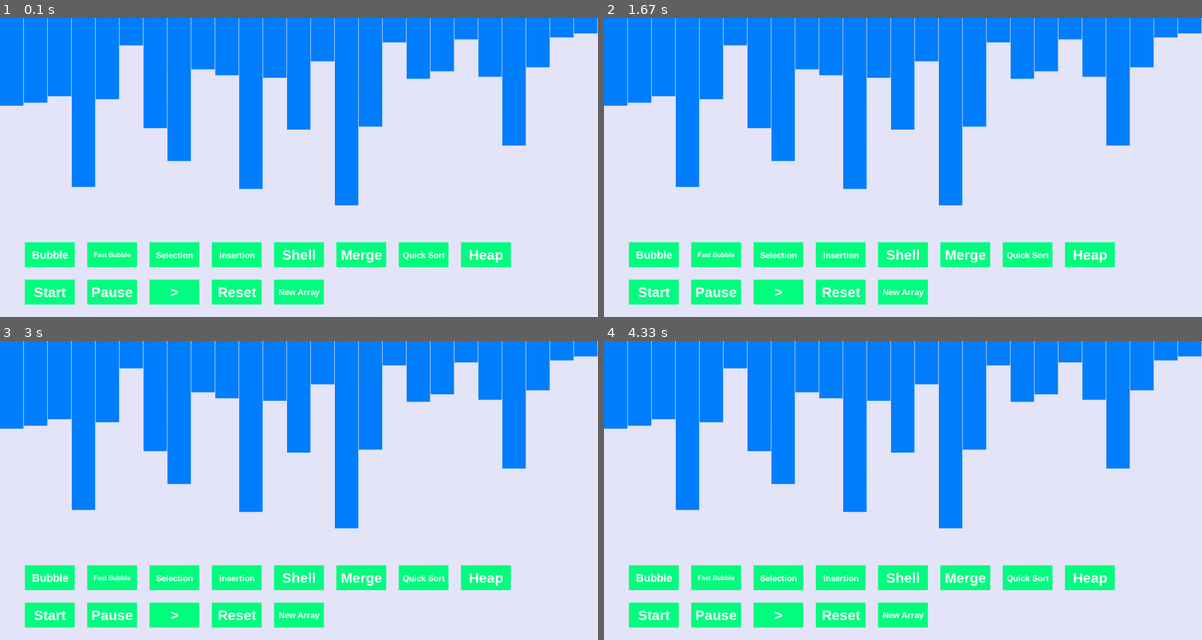
Above: before the commit, frames 1-4 (two rows, left to right).
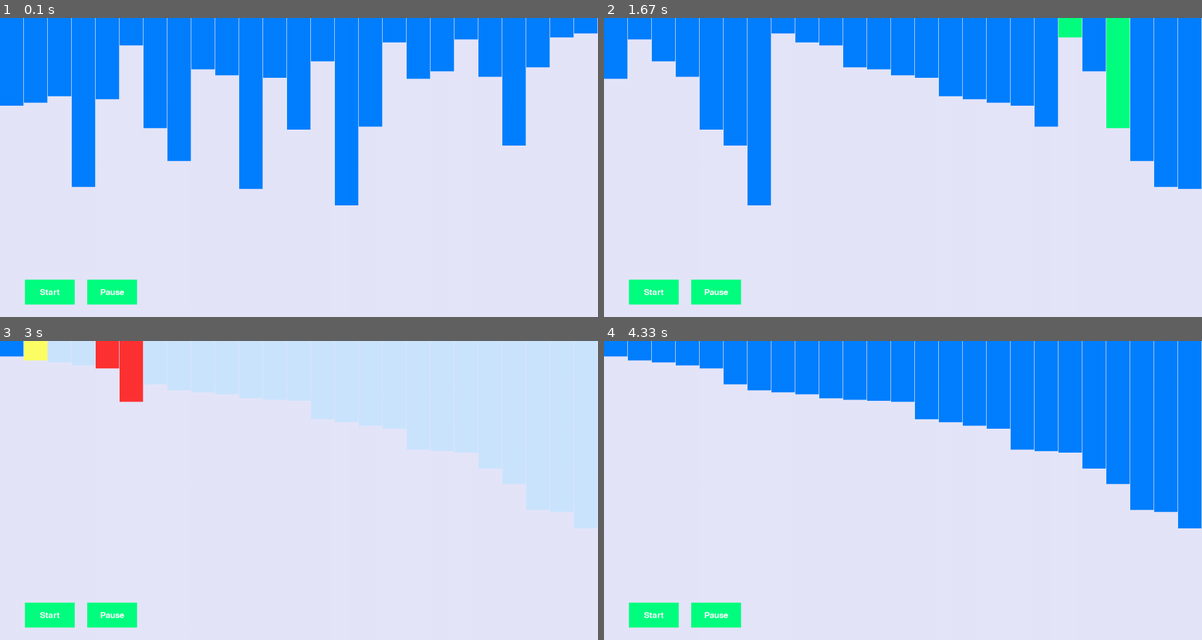
Above: after the commit, the same moments.

Repository: ColeB2/PygameSortingVis
Game: pygame game, started from main.py
The game is run twice, just before and just after one commit, with the same random seed, the same clock (stepped at 60 frames per second) and the same inputs.
Inputs (mouse positions are in pixels of both pictures, inside the frame that each line leads up to):
- Up to frame 1 (0.1 s): no input
- Up to frame 2 (1.67 s): press the mouse at (651, 293) at 0.37 s; move the mouse to (765, 188) at 0.47 s; release the mouse at (879, 86) at 0.6 s; click "Start" at 0.72 s; press the mouse at (717, 293) at 1.03 s; move the mouse to (855, 209) at 1.13 s; release the mouse at (998, 125) at 1.27 s
- Up to frame 3 (3 s): click "Start" at 1.88 s; press the mouse at (47, 616) at 2.2 s; move the mouse to (257, 607) at 2.3 s; release the mouse at (466, 598) at 2.43 s
- Up to frame 4 (4.33 s): click "Start" at 3.05 s; press the mouse at (717, 616) at 3.37 s; move the mouse to (753, 580) at 3.47 s; release the mouse at (789, 544) at 3.6 s

The runs differ from the first frame. In frame 1, 8.0% of the frame differs, in the area x 4-86%, y 74-96%; in frame 2, 30%; in frame 3, 46%, in the area x 0-100%, y 0-96%; in frame 4, 31%.

Commit message:
trying different changes and improvement - Changes Branch

Diff:
--- a/visualizer/buttons.py
+++ b/visualizer/buttons.py
@@ -10,10 +10,7 @@
     with pyVariables to handle basic colors, can be replaced
 
     Attributes:
-        x: Int, x value for the top left corner of the button, default 0.
-        y: Int, y value for the top left corner of the button, default 0
-        width: Int, width(x dimension) of the button in pixels, default 50.
-        height: Int, height(y dimension) of the button in pixels, default 50.
+        rect: Tuple of int values -> (top, left, width, height), default (0,0,50,50)
         font_size: Int, size of the font on the button, default 25.
         color: Tuple formated -> color=(XXX,YYY,ZZZ) - RGB values for color of
             button initial state, default (0,255,128) - green.
@@ -24,62 +21,39 @@
             color of the text, default (255,255,255) - white.
         text: Str, String value of the text to appear on the button.
         resize: Bool, Whether or not to use the built in resize function.
-        display: pygame.Surface object.
         function: Function, the function the button needs to perform on click.
             Passed as so, Button(function=button_function). -> This created a
             button (using the defaults) and passes the function, button_function
             to the button to be called upon click.
     """
-    def __init__(self, x=0, y=0, width=50, height=50, font_size=25,
-        color=(255,51,51), color2=(0,255,128), font='arialblack',
-        font_color=(255,255,255),  text='Text', resize=True, display=None,
-        function=None):
+    def __init__(self, rect=(0,0,100,50), font_size=25,
+        color=(255,51,51), color2=(0,255,128), font=None,
+        font_color=(255,255,255),  text='Text', function=None):
 
-        self.x = x
-        self.y = y
-        self.width = width
-        self.height = height
-        self.font_size = font_size
+        self.rect = pygame.Rect(rect)
         self.color = color
         self.color2 = color2
-        self.font = font
+        self.font_size = int(font_size)
         self.font_color = font_color
         self.text = text
-        self.resize = resize
-        self.display = display
+        self.font = pygame.font.Font(font, self.font_size)
+        self.render_text()
         self.function = function
+        self.click = pygame.mouse.get_pressed()
+        self.clicked = False
+        self.hovered = False
 
 
-        self._resize_text()
-        self.create_pygame_objects()
-        self.mouse = pygame.mouse.get_pos()
-        self.click = pygame.mouse.get_pressed()
-        self.clicked = False
+    def render_text(self):
+        """Internal method used to pre render the button text."""
+        if self.text:
+            self.pygame_text = self.font.render(self.text, True, self.font_color)
+            self.text_rect = self.pygame_text.get_rect()
+            self.text_rect.center = self.rect.center
 
-
-
-
-    def create_pygame_objects(self):
-        """Internal method used to create pygame objects, and run pygame methods
-        to handle the inital creation of the button rectangle, and font
-        rectangle/text."""
-        self.button_rect = pygame.Rect(self.x, self.y, self.width, self.height)
-        self.pygame_font = pygame.font.SysFont(self.font, int(self.font_size))
-        self.pygame_text = self.pygame_font.render(self.text, True, self.font_color)
-        self.text_rect = self.pygame_text.get_rect()
-        self.text_rect.center = (self.x + self.width/2,self.y + self.height/2)
-
-
-    def _resize_text(self):
-        """For internal use. Handles the sizing of the font so that the text
-         can fit inside of the button."""
-        if self.resize:
-            if len(self.text) >= 11:
-                self.font_size = self.height/4
-            elif len(self.text) >=9:
-                self.font_size = self.height/3
-            elif len(self.text) >= 6:
-                self.font_size = self.height/2 - (self.height*0.1)
+    def get_event(self, event, *args):
+        if event.type == pygame.MOUSEBUTTONDOWN and event.button == 1:
+            self._handle_button_click(*args)
 
 
     def _handle_button_click(self, *args):
@@ -88,26 +62,42 @@
         params:
             *args
         """
-        if self.click[0] == 1 and self.function != None:
-            self.click = True
+        if self.rect.collidepoint(pygame.mouse.get_pos()):
+            #self.clicked = True
             self.function(*args)
+
+    def button_hover(self):
+        if self.rect.collidepoint(pygame.mouse.get_pos()):
+            if self.hovered == False:
+                self.hovered = True
         else:
-            None
+            self.hovered = False
+
+    def update(self, surface, *args):
+        color = self.color
+        text = self.text
+        self.button_hover()
+        if self.clicked and self.color2:
+            color = self.color2
+        elif self.hovered:
+            color = self.color2
+
+        pygame.draw.rect(surface, color, self.rect)
+        surface.blit(self.pygame_text, self.text_rect)
+
 
 
     def _handle_button_logic(self, *args):
         """For internal use. Handles all the logic of the button. Does so by
         checking for collision, and depending on collision, drawing the button,
         and checking for clicks."""
-        if self.button_rect.collidepoint((self.mouse[0]), self.mouse[1]):
-            pygame.draw.rect(self.display, self.color2,
-                             (self.x, self.y, self.width, self.height))
-            self.display.blit(self.pygame_text, self.text_rect)
+        if self.rect.collidepoint(pygame.mouse.get_pos()):
+            pygame.draw.rect(surface, self.color2, self.rect)
+            surface.blit(self.pygame_text, self.text_rect)
             self._handle_button_click(*args)
         else:
-            pygame.draw.rect(self.display, self.color,
-                             (self.x, self.y, self.width, self.height))
-            self.display.blit(self.pygame_text, self.text_rect)
+            pygame.draw.rect(surface, self.color, self.rect)
+            surface.blit(self.pygame_text, self.text_rect)
 
 
     def create_button(self, *args):
@@ -120,31 +110,4 @@
 
 
 if __name__ == '__main__':
-    pygame.init()
-    FPS=20
-    fps_clock = pygame.time.Clock()
-
-    screen = pygame.display.set_mode((600,600))
-    screen.fill((255,255,255))
-    pygame.display.set_caption('Button Test')
-
-    def func():
-        print('Hello World')
-    b = Button(x=250, y=275, width=100,height=50, text='HW',display=screen,function=func)
-    b.create_button()
-
-    def draw():
-        screen.fill((255,255,255))
-        b.create_button()
-        pygame.display.update()
-        fps_clock.tick(30)
-
-    run = True
-    while run:
-        for event in pygame.event.get():
-            if event.type == pygame.QUIT:
-                pygame.quit()
-                exit()
-                run = False
-
-            draw()
+    pass
--- a/visualizer/dropdown.py
+++ b/visualizer/dropdown.py
@@ -46,8 +46,8 @@
             )
 
 
-
-
+    def display_menu_function(self, menu_items):
+        self.new_menu_items()
 
     def create_menu(self):
         self.drop_down_button = Button(x=self.x, y=self.y,width=self.width,
@@ -56,34 +56,56 @@
             resize=self.resize, display=self.display, function=None)
 
 
-    def new_menu_item(self, func):
+    def new_menu_item(self, func, text):
         self.num_menu_option += 1
+
         new_option = Button(
             x=self.x, y=self.y+(self.num_menu_option*height), width=self.width,
             height=self.height, font_size=self.font_size, color=self.color,
-            color2=self.color2, text=self.text, display=self.display,
+            color2=self.color2, text=text, display=self.display,
             function=func
         )
         new_option.create_button()
 
 
 if __name__ == '__main__':
+    import sys
+    import pygame
+
     pygame.init()
+    FPS=20
+    fps_clock = pygame.time.Clock()
+
     screen = pygame.display.set_mode((600,600))
     screen.fill((255,255,255))
     pygame.display.set_caption('Button Test')
-    def func(string):
-        return string
-    b = Button(x=250, y=275, width=100,height=50, display=screen,function=func)
+    m = pygame.mouse.get_pos()
+    c = pygame.mouse.get_pressed()
+
+    def print_func(string='Hello World'):
+        print(string)
+    def make_but(func):
+        b = Button(x=250, y=275, width=100,height=50, font_size=25, color=(255,51,51),
+            color2=(0,255,128), text='HW',display=screen,function=func)
+        b.create_button('click')
+
+    def make_menu():
+        b = DropDown(x=250, y=275, width=100,height=50, font_size=25, color=(255,51,51),
+            color2=(0,255,128), text='HW',display=screen,function=func)
+
+
+    def draw():
+        screen.fill((255,255,255))
+        make_but(print_func)
+        pygame.display.update()
+        fps_clock.tick(FPS)
 
     run = True
     while run:
         for event in pygame.event.get():
             if event.type == pygame.QUIT:
                 pygame.quit()
-                exit()
+                sys.exit()
                 run = False
 
-            screen.fill((255,255,255))
-            b.create_button('string')
-            pygame.display.update()
+            draw()
--- a/visualizer/menuUI.py
+++ b/visualizer/menuUI.py
@@ -7,42 +7,41 @@
 
 class MenuUI:
     """Handles the drawing aspect of ui elements"""
-    def __init__(self, screen):
-        self.screen = screen
+    def __init__(self, surface):
+        self.surface = surface
 
 
     def create_start_button(self, func):
-        self.start_button = Button(x=STARTBTN_X, y=BTN_Y2, width=100, height=50,
+        self.start_button = Button(rect=(STARTBTN_X, BTN_Y2, 100, 50),
             font_size=25, color=STARTBTNCOL1, color2=STARTBTNCOL2, text='Start',
-            display=self.screen, function=func)
-        self.start_button.create_button()
+            function=func)
+        #self.start_button.create_button()
 
 
     def create_pause_button(self, func):
-        self.pause_button = Button(x=PAUSEBTN_X, y=BTN_Y2, width=100, height=50,
+        self.pause_button = Button(rect=(PAUSEBTN_X, BTN_Y2, 100, 50),
             font_size=25, color=PAUSEBTNCOL1, color2=PAUSEBTNCOL2, text='Pause',
-            display=self.screen, function=func)
-        self.pause_button.create_button()
+            function=func)
 
 
     def create_next_button(self, func):
-        self.next_button = Button(x=NEXTBTN_X, y=BTN_Y2, width=100, height=50,
+        self.next_button = Button(rect=(NEXTBTN_X, BTN_Y2, 100, 50),
             font_size=25, color=PAUSEBTNCOL1, color2=PAUSEBTNCOL2, text='>',
-            display=self.screen, function=func)
+            display=self.surface, function=func)
         self.next_button.create_button()
 
 
     def create_reset_button(self, func):
-        self.reset_button = Button(x=NEXTBTN_X+125, y=BTN_Y2, width=100, height=50,
+        self.reset_button = Button(rect=(NEXTBTN_X+125, BTN_Y2, 100, 50),
             font_size=25, color=PAUSEBTNCOL1, color2=PAUSEBTNCOL2, text='Reset',
-            display=self.screen, function=func)
+            display=self.surface, function=func)
         self.reset_button.create_button()
 
 
     def create_new_array_button(self,func):
-        self.new_array_button = Button(x=NEXTBTN_X+250, y=BTN_Y2, width=100, height=50,
+        self.new_array_button = Button(rect=(NEXTBTN_X+250, BTN_Y2, 100, 50),
             font_size=25, color=PAUSEBTNCOL1, color2=PAUSEBTNCOL2, text='New Array',
-            display=self.screen, function=func)
+            display=self.surface, function=func)
         self.new_array_button.create_button()
 
 
@@ -51,16 +50,16 @@
             'Merge', 'Quick Sort', 'Heap']
         for i in range(len(algos)):
             new_button = Button(
-                x=(50+(i*125)), y = BTN_Y, width=100, height=50, font_size=25,
+                rect=( (50+(i*125)), BTN_Y, 100, 50), font_size=25,
                 color=PAUSEBTNCOL1, color2=PAUSEBTNCOL2, text=algos[i],
-                display=self.screen, function=func)
+                display=self.surface, function=func)
             new_button.create_button(new_button.text)
 
 
 class LineUI:
     """Handles the drawing of the lines"""
-    def __init__(self, screen, num_lines, line_array):
-        self.screen = screen
+    def __init__(self, surface, num_lines, line_array):
+        self.surface = surface
         self.num_lines = num_lines
         self.line_array = line_array
 
@@ -129,4 +128,4 @@
             line_width = ceil(DIS_X/self.num_lines)
             line_rect = [line * line_width, 0,
                         line_width-1, self.line_array[line]]
-            pygame.draw.rect(self.screen, color, line_rect)
+            pygame.draw.rect(self.surface, color, line_rect)
--- a/visualizer/visualizer.py
+++ b/visualizer/visualizer.py
@@ -30,11 +30,13 @@
 
 Known Bugs:
 -Running program again with already solved array - being able to
+- shell sort will sometimes finish in a compare viewset
+- next button sometimes crashes - stop iteration?
 """
-"""Pygame code to set up screen"""
+"""Pygame code to set up surface"""
 pygame.init()
-screen = pygame.display.set_mode(DIS_SIZE)
-screen.fill(WHITE2)
+surface = pygame.display.set_mode(DIS_SIZE)
+surface.fill(WHITE2)
 pygame.display.set_caption('Sorting Visualizer')
 
 
@@ -51,28 +53,36 @@
         self.run_algo = False
         self.generator = None
         self.gen_last = None
-        self.MenuUI = MenuUI(screen=screen)
-        self.LineUI = LineUI(screen=screen, num_lines=self.num_lines, line_array=self.line_array)
+        self.MenuUI = MenuUI(surface=surface)
+        self.LineUI = LineUI(surface=surface, num_lines=self.num_lines, line_array=self.line_array)
         self.array_change = False
         self.complete = False
 
 
 
     def main_loop(self):
+        """Main Program Loop pygame."""
+        self.create_buttons()
+
+
         while self.run:
             for event in pygame.event.get():
                 if event.type == pygame.QUIT:
                     self.run = False
 
-                if self.array_change:
-                    self.array_change = False
-                    self.draw(line_info=(None,None,None,None))
-                if self.run_algo == True:
-                    self.sort_handler(algo=self.get_sorting_algorithm())
-                if self.gen_last:
-                    self.draw(self.gen_last)
-                else:
-                    self.draw(line_info=(None,None,None,None))
+                self.start_button.get_event(event)
+                self.pause_button.get_event(event)
+
+            if self.array_change:
+                self.array_change = False
+                self.draw(line_info=(None,None,None,None))
+            if self.run_algo == True:
+                self.sort_handler(algo=self.get_sorting_algorithm())
+            if self.gen_last:
+                self.draw(self.gen_last)
+            else:
+                self.draw(line_info=(None,None,None,None))
+
 
     def get_sorting_algorithm(self):
         if self.current_algorithm == 'Bubble':
@@ -96,7 +106,7 @@
     def sort_handler(self, algo):
         """Handles the sorting algorithms. Does so by creating a generator using
         the given algorithm, and then handling how the generator runs to produce
-        output on the screen. Contains a pause feature, but adding last value
+        output on the surface. Contains a pause feature, but adding last value
         to a variable when the generator main loop breaks."""
         if self.generator == None:
             self.generator = algo(self.line_array)
@@ -166,21 +176,33 @@
         self.current_algorithm = str(button_text)
 
 
+
     def draw_menu(self):
-        self.MenuUI.create_start_button(self.start_button_function)
-        self.MenuUI.create_pause_button(self.pause_button_function)
-        self.MenuUI.create_next_button(self.next_button_function)
-        self.MenuUI.create_reset_button(self.reset_button_function)
-        self.MenuUI.create_new_array_button(self.new_array_function)
-        self.MenuUI.create_algo_buttons(self.algo_button_function)
+        #self.MenuUI.create_start_button(self.start_button_function)
+        # self.MenuUI.create_pause_button(self.pause_button_function)
+        # self.MenuUI.create_next_button(self.next_button_function)
+        # self.MenuUI.create_reset_button(self.reset_button_function)
+        # self.MenuUI.create_new_array_button(self.new_array_function)
+        # self.MenuUI.create_algo_buttons(self.algo_button_function)
+        self.start_button.update(surface)
+        self.pause_button.update(surface)
+
+
+    def create_buttons(self):
+        self.start_button = Button(rect=(STARTBTN_X, BTN_Y2, 100, 50),
+            font_size=25, color=STARTBTNCOL1, color2=STARTBTNCOL2, text='Start',
+            function=self.start_button_function)
+        self.pause_button = Button(rect=(PAUSEBTN_X, BTN_Y2, 100, 50),
+            font_size=25, color=PAUSEBTNCOL1, color2=PAUSEBTNCOL2, text='Pause',
+            function=self.pause_button_function)
 
 
 
     def draw(self, line_info):
-        """Handles the drawing to the screen, only method that contains the
+        """Handles the drawing to the surface, only method that contains the
         pygame.display.update() method to avoid update multiple times in
         multiple places."""
-        screen.fill(WHITE2)
+        surface.fill(WHITE2)
         self.LineUI.draw_lines(line_info)
         self.draw_menu()
         pygame.display.update()
@@ -193,6 +215,8 @@
                 pygame.quit()
                 exit()
 
+
+
         if self.run_algo:
             self.draw(line_info)
             pygame.time.wait(10)
